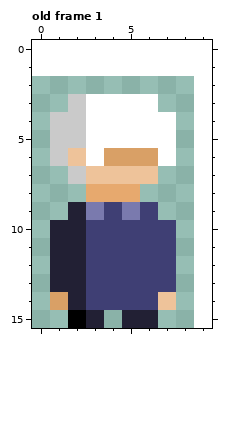
Pixel-art file, stored at assets/Character.aseprite. The first picture shows the starting point.
9x15 pixels, 1 frame. Colours within 5 levels of each other are drawn and written as one. Shown: old frame 1. The old version is drawn lined up with the new one, on the new canvas. The commit also changed other frames, which this record leaves out.
New version:
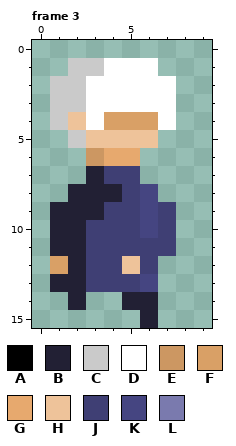
Palette (. is transparent): A #000000  B #222034  C #cacaca  D #ffffff  E #cc9762  F #d9a066  G #e7a96e  H #eec39a  J #3f3f74  K #454581  L #7a7aae
A new or re-ordered frame is compared with the old frame closest to it.
The exact change:
canvas 9x15 -> 10x16, the old top-left corner now at 0,2 (the part of the old canvas that was cut away was empty and is not shown)
frames 1 -> 4
Changed rows in their new state; - is an unchanged pixel.
Frame 3 is new; against old frame 1:
first column x 1:
 1 -CCDDD-
 2 CCDDDDD
 3 C-----D
 4 -H-FFF-
 5 .-HHHH.
 6 ..EGG..
 7 -.BJJ.-
 8 -BBBJK-
 9 B-B-JKJ
10 -----K-
12 F---H-.
13 -----K.
14 .-..BB.
15 -..-.--
Where, in picture pixels (left, top, right, bottom), the same in both pictures:
changed: (50, 58, 176, 328)
